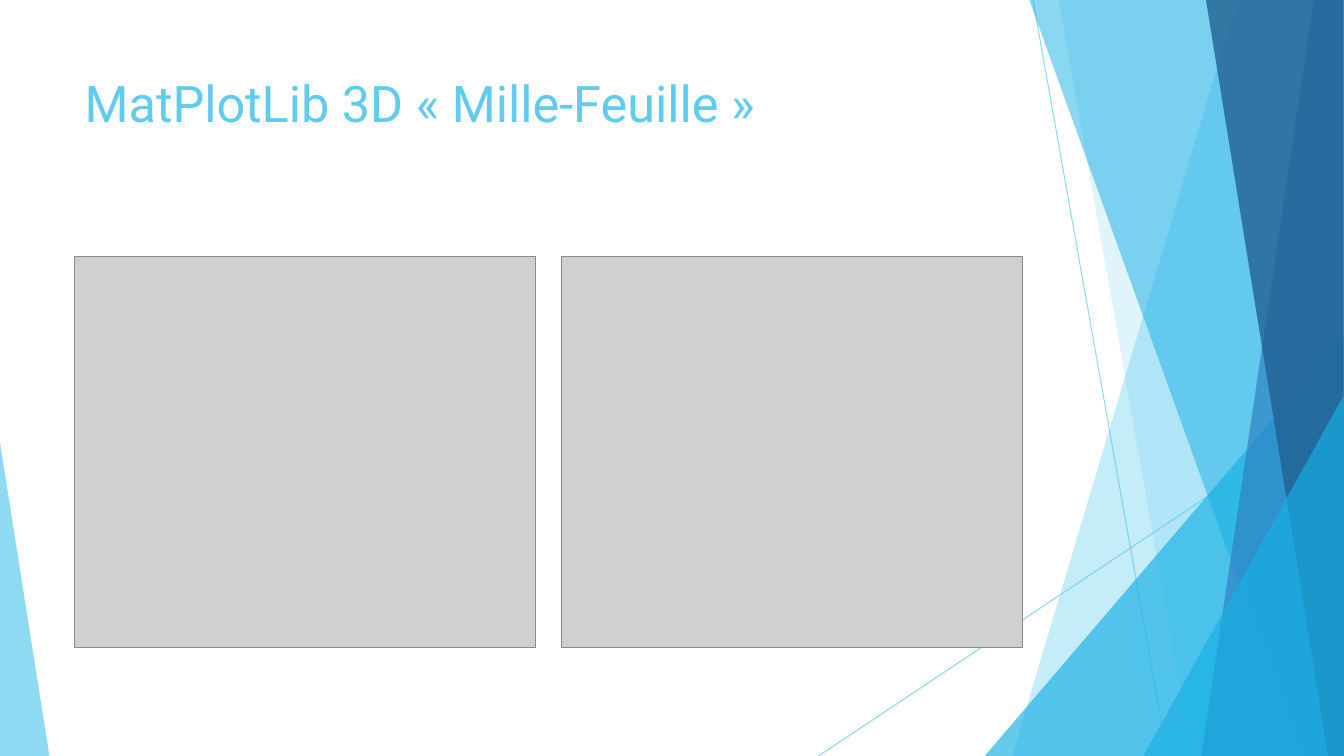
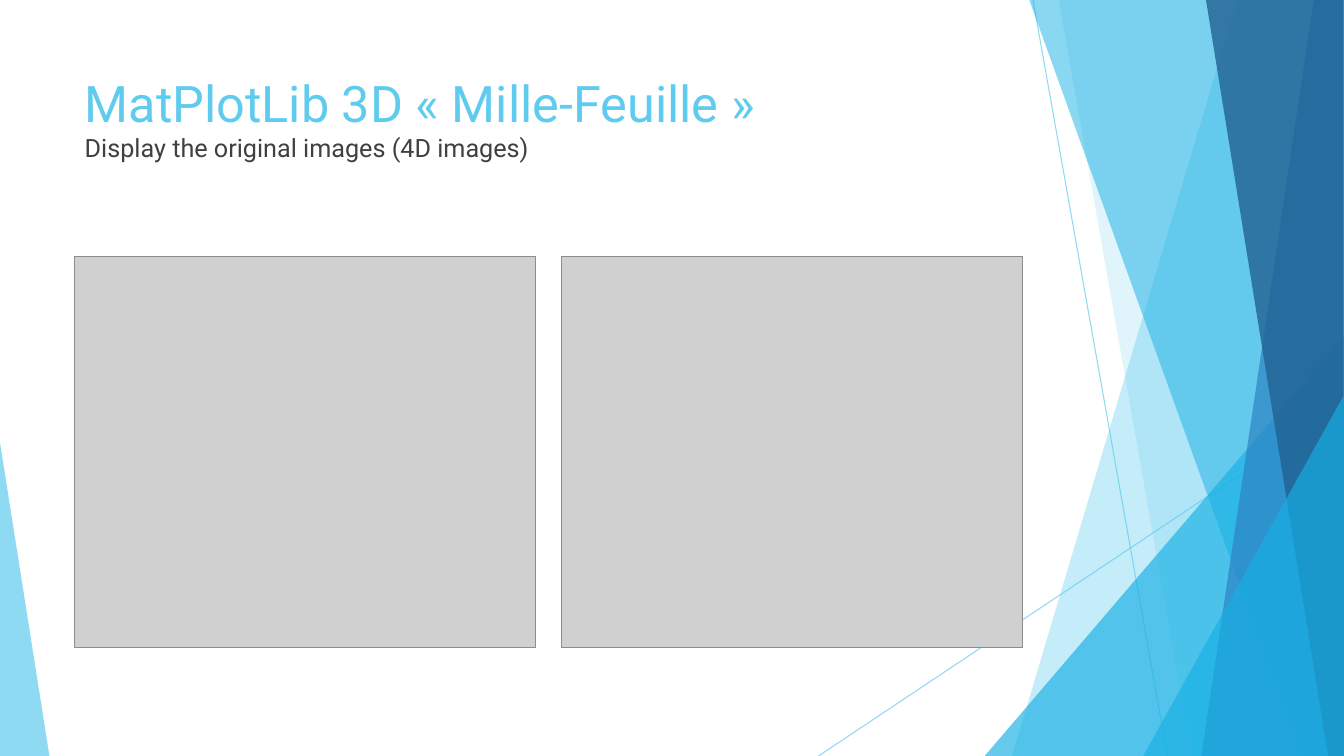
Before and after one commit to technolapin/sable, a slide deck: slide 8 of anglais/Présentation.pptx. Drawn at 1344x756 pixels with LibreOffice and Linux fonts; fonts in the diff are those of the drawing; grey boxes stand for pictures. Boxes give left, top, right and bottom in pixels: in the first picture for what was removed or moved away, otherwise in the second. Text is boxed around its words. In the diff, an @@ line names an element or a change of style, - is before the commit and + after.

```diff
--- a/anglais/Présentation.pptx
+++ b/anglais/Présentation.pptx
@@ title at (85, 84, 719, 163): text changed; size 36 to 18 pt; text colour #5FCBEF to #404040 @@
-MatPlotLib 3D « Mille-Feuille »
+MatPlotLib 3D « Mille-Feuille »
+Display the original images (4D images)
```
Also in this commit, not shown: 1 other slide changed.
